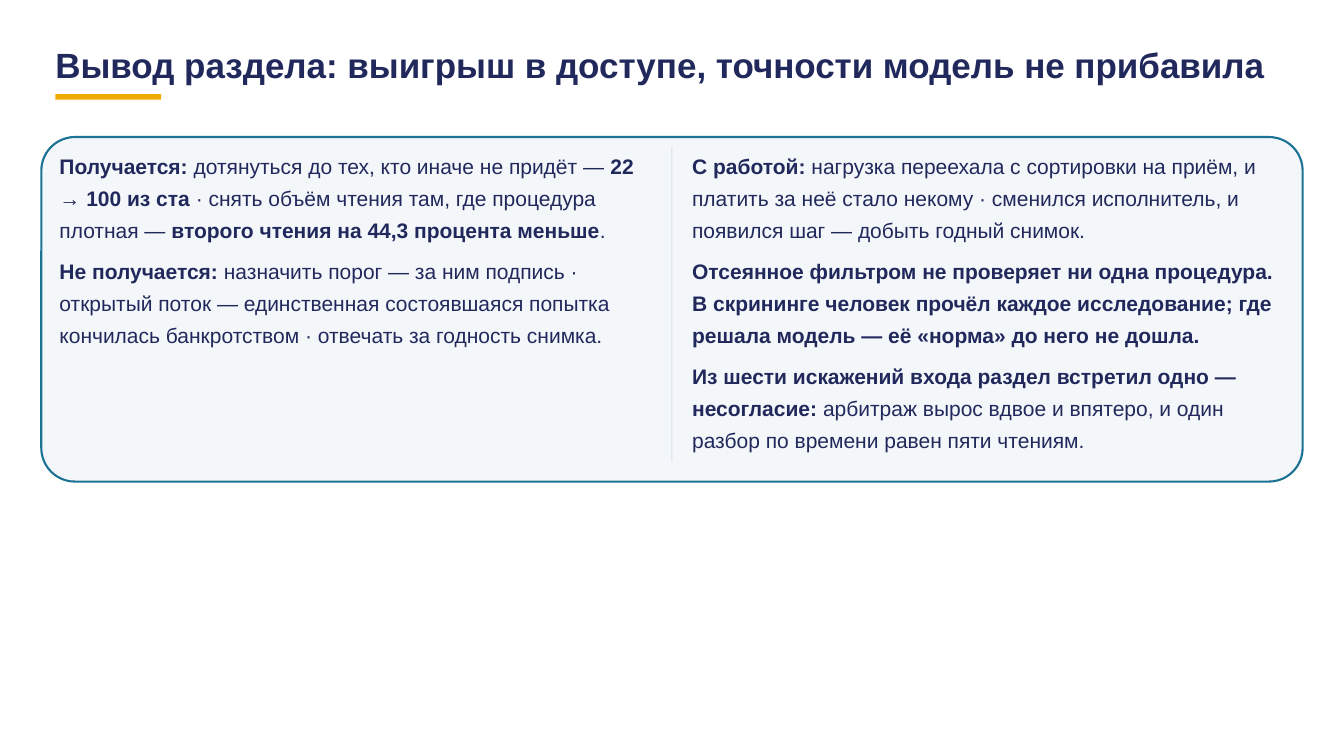
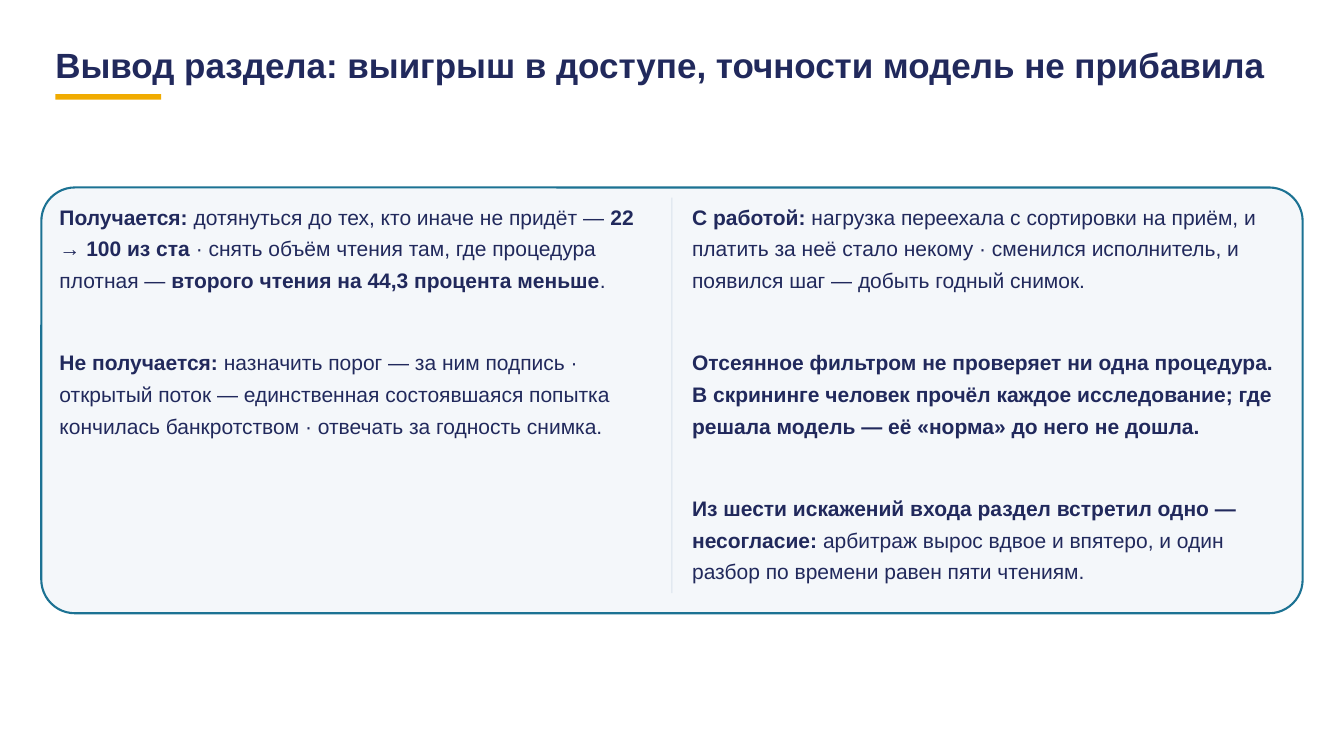
Before and after one commit to tellina-study/AI-usage-lessons, a slide deck: slide 23 of library/lectures/lec-07/rework/deck/lec-07-karkas.pptx. Drawn at 1344x756 pixels with LibreOffice and Linux fonts; fonts in the diff are those of the drawing. Boxes give left, top, right and bottom in pixels: in the first picture for what was removed or moved away, otherwise in the second. Text is boxed around its words. In the diff, an @@ line names an element or a change of style, - is before the commit and + after.

```diff
--- a/library/lectures/lec-07/rework/deck/lec-07-karkas.pptx
+++ b/library/lectures/lec-07/rework/deck/lec-07-karkas.pptx
@@ rounded rectangle: place and size @@
-rounded rectangle at [41,137,1303,482]
+rounded rectangle at [41,188,1303,613]
@@ rounded rectangle at [41,188,1303,613]: proportions changed @@
@@ text "Получается: дотянуться до тех, кто ...": place and size @@
-text "Получается: дотянуться до тех, кто ..." at [59,159,633,347]
+text "Получается: дотянуться до тех, кто ..." at [59,210,633,438]
@@ rectangle: place and size @@
-rectangle at [671,147,673,462]
+rectangle at [671,198,673,593]
@@ text "С работой: нагрузка переехала с ...": place and size @@
-text "С работой: нагрузка переехала с ..." at [692,158,1273,452]
+text "С работой: нагрузка переехала с ..." at [692,209,1273,584]
@@ text at [59,355,609,438]: more space between paragraphs @@
@@ text at [692,354,1273,584]: more space between paragraphs @@
```
Also in this commit, not shown: 49 other slides changed, 45 other files.
